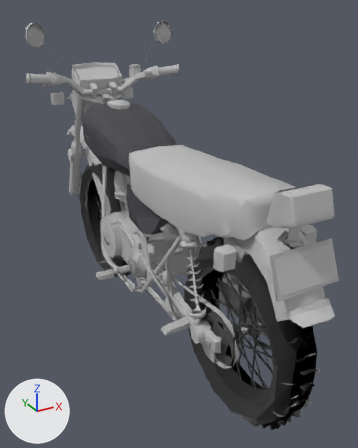
The glTF model assets/cg125.glb as it was, and as the next commit left it.
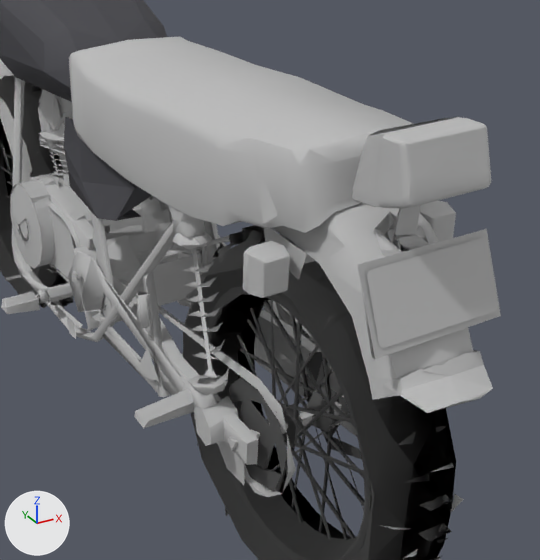
There are two pictures of each version: one whole from a 50 mm lens placed at (-0.87, -1.82, 1.38), pointed at (0.08, -0.1, 0.51), one close up on the part from 27% to 100% of the width and 28% to 89% of the height. Lighting does not change. The marker at lower left points along +X, +Y and +Z. The last two pictures show the newer version.

In view in the first close-up: 'g00_paint1_vehiclegenericsm', 'g01_mesh_vehiclegenericde', 'g02_mesh_vehiclegenericde', 'g03_mesh_vehiclegenericde', 'g06_mesh_vehiclegenericde', 'g07_mesh_vehiclegenericde', 'g10_mesh_vehiclegenericde', 'g11_tire_vehiclegenericty', 'g12_mesh_sanchezdetail', 'g13_lightsemissive_pcjlightsglass', 'g16_licenseplate_', 'wheel_lf', 'wheel_lr' and 4 more.
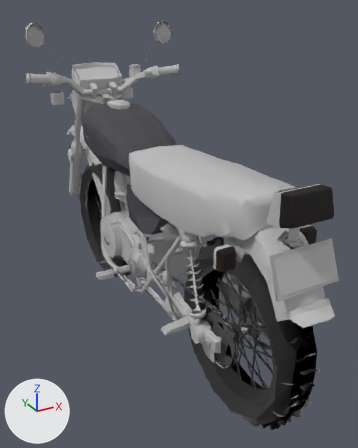
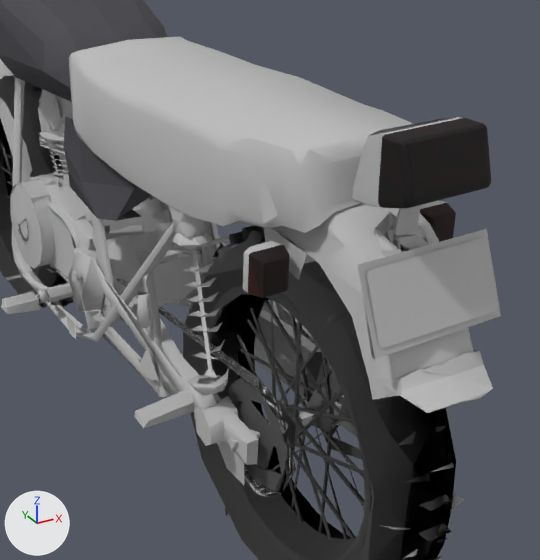
Pixel boxes (x1, y1, x2, y2) of what changed, in the close-ups (540 x 560 px):
'g13_lightsemissive_pcjlightsglass', surface changed (grey to black)
    both: (248, 118, 491, 298)
'g12_mesh_sanchezdetail', surface changed
    both: (117, 279, 296, 497)

The change, as a list of edits to the scene's bpy script:
```text
Add img_pcj_lights_glass:
    img_pcj_lights_glass = load_image('pcj_lights_glass', '_unpacked/pcj_lights_glass', 128, 128, 'sRGB')
Add img_sanchez_detail:
    img_sanchez_detail = load_image('sanchez_detail', '_unpacked/sanchez_detail', 256, 128, 'sRGB')
Change mat_vehicle_mesh_sanchez_detail:
    remove mat_vehicle_mesh_sanchez_detail.base_color = (0.5, 0.5, 0.5)  # grey #bcbcbc
    add mat_vehicle_mesh_sanchez_detail.texture = img_sanchez_detail
Change mat_vehicle_lightsemissive_pcj_lights_glass:
    remove # nodes: BsdfPrincipled, OutputMaterial
    remove # colours: grey #bcbcbc
    nodes: BsdfPrincipled, Math x2, OutputMaterial, TexImage
    uses the picture img_pcj_lights_glass
```
